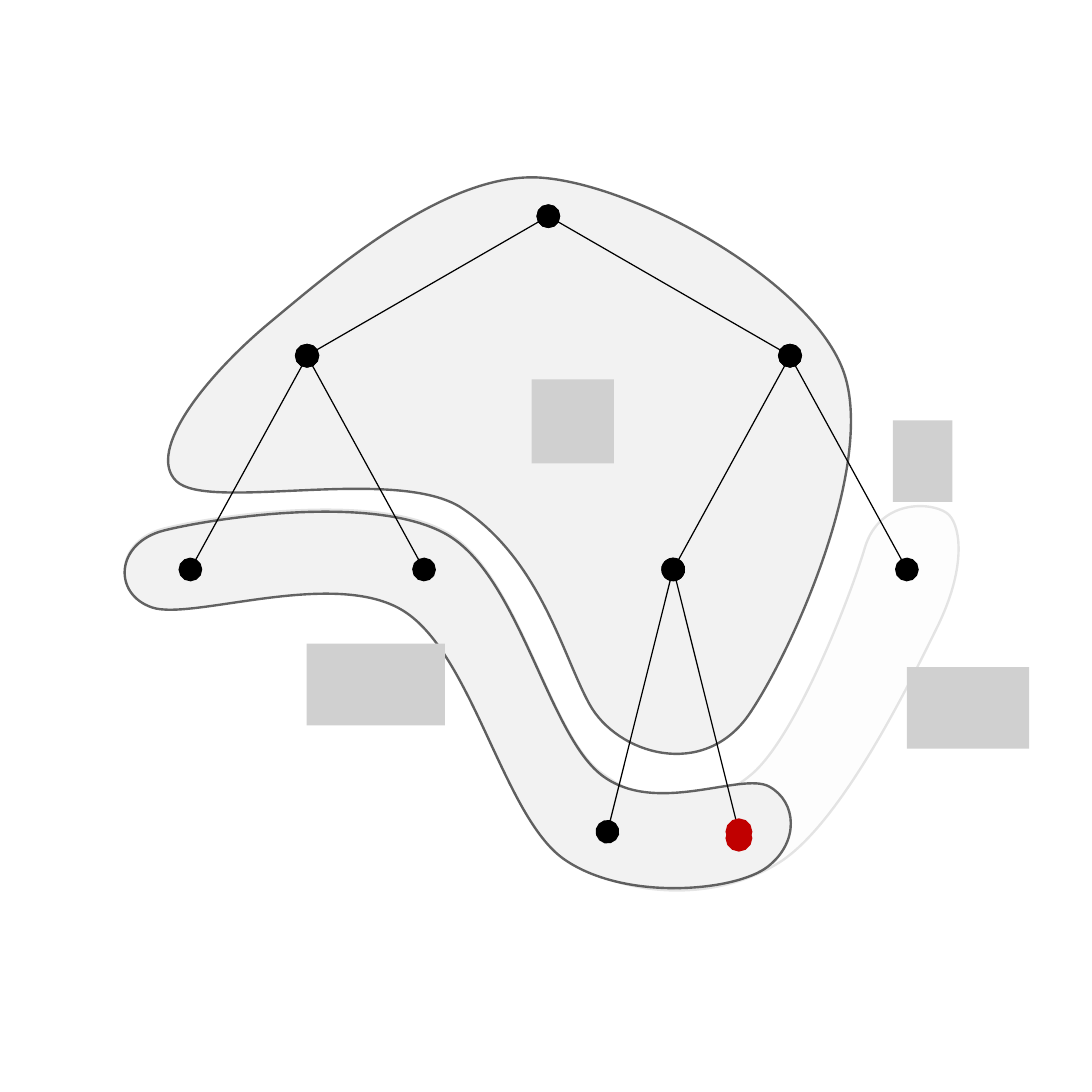
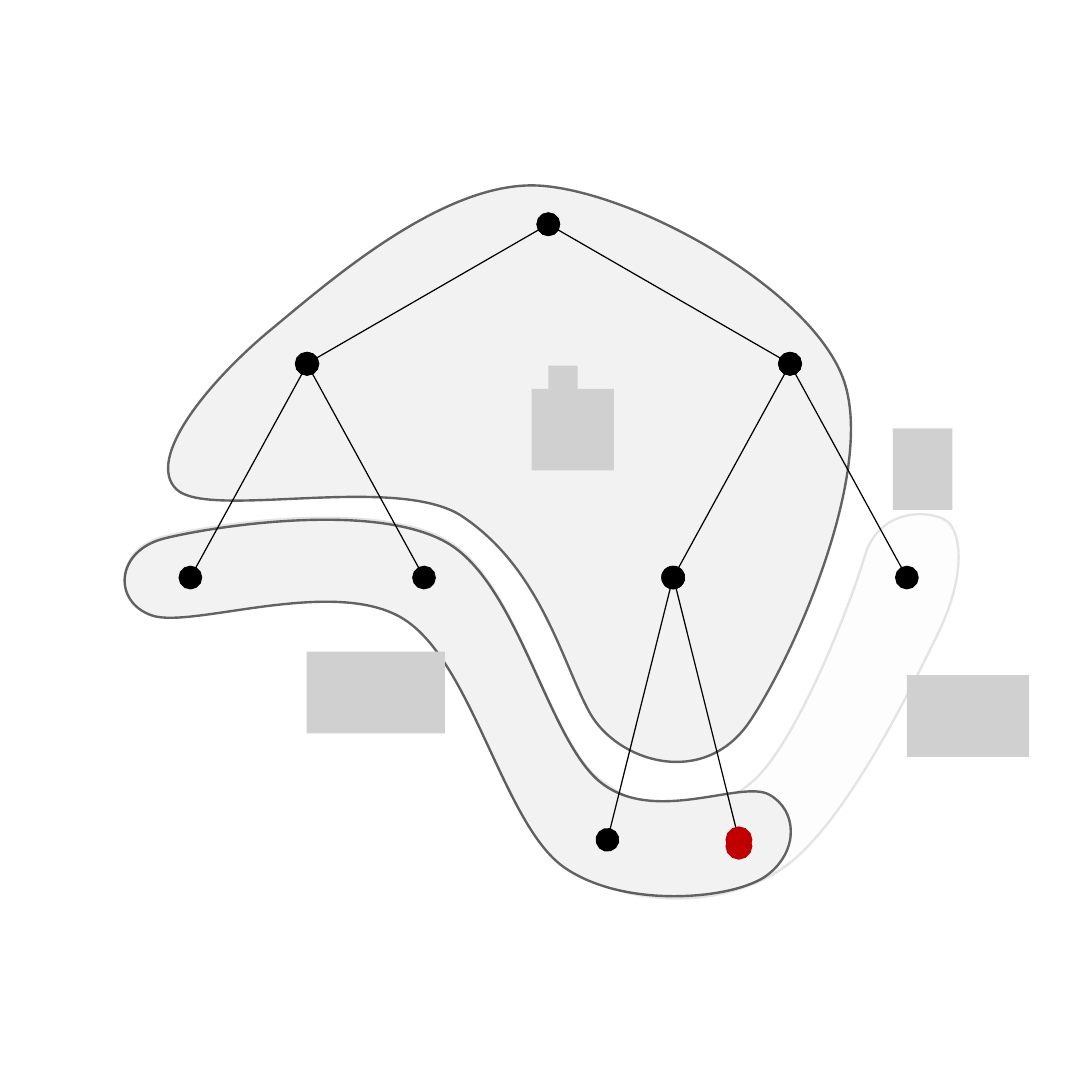
Before and after one commit to eleurent/monte-carlo-graph-search, a slide deck: slide 4 of img/trees.pptx. Drawn at 1092x1092 pixels with LibreOffice and Linux fonts; fonts in the diff are those of the drawing; grey boxes stand for pictures. Boxes give left, top, right and bottom in pixels: in the first picture for what was removed or moved away, otherwise in the second. Text is boxed around its words. In the diff, an @@ line names an element or a change of style, - is before the commit and + after.

```diff
--- a/img/trees.pptx
+++ b/img/trees.pptx
@@ 2 double arrows, 1 picture moved together from (x1=307, y1=217, x2=1028, y2=749) to (x1=307, y1=224, x2=1028, y2=756) @@
@@ 6 double arrows, 3 freeform shapes, 3 pictures moved together from (x1=125, y1=177, x2=959, y2=891) to (x1=125, y1=185, x2=959, y2=900) @@
@@ picture added at (x1=548, y1=366, x2=577, y2=418) @@
```
Also in this commit, not shown: 1 other slide changed, 18 other files.
